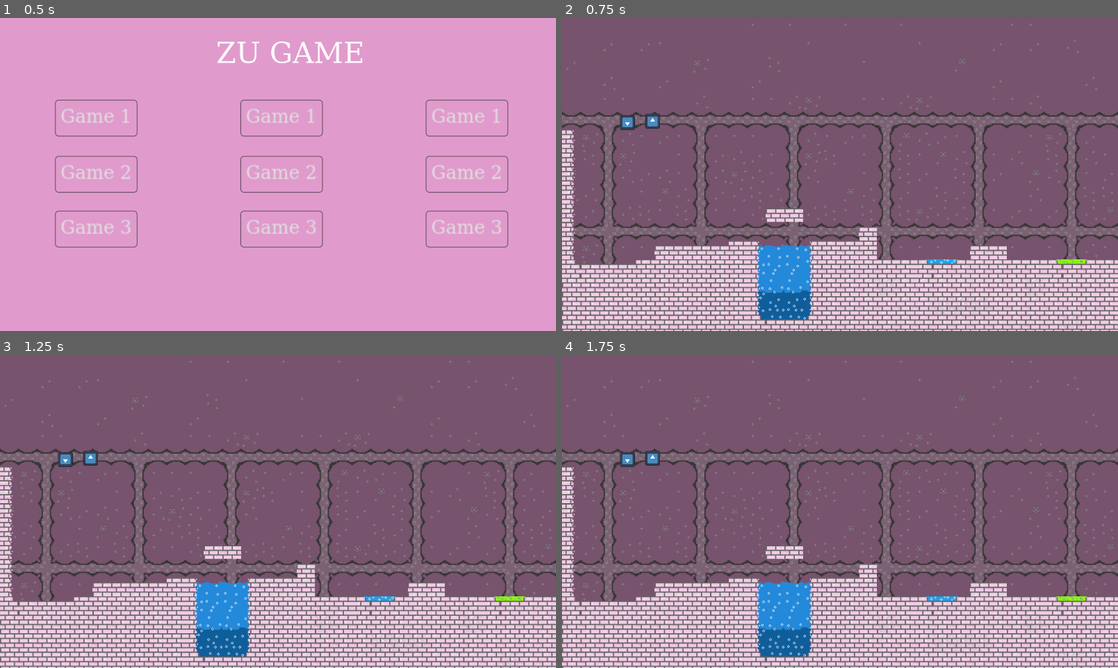
Above: before the commit, frames 1-4 (two rows, left to right).
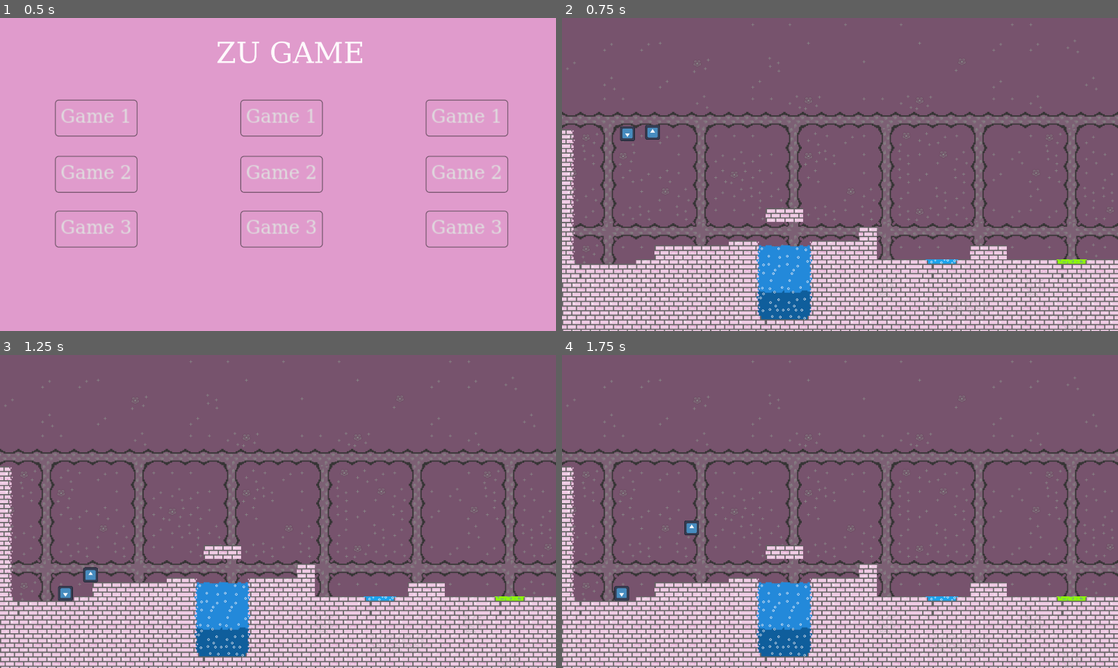
Above: after the commit, the same moments.

Repository: Burns3y/ZuGame
Game: Godot game, scene res://Scenes/Levels/menu.tscn
The game is run twice, just before and just after one commit, with the same random seed, the same clock (stepped at 60 frames per second) and the same inputs. The engine's default icon, where the game draws it, is replaced by a stand-in: a white triangle on a blue panel in a dark square.
Inputs:
- Up to frame 1 (0.5 s): no input
- Up to frame 2 (0.75 s): click "Game 1" at 0.5 s
- Up to frame 3 (1.25 s): no input
- Up to frame 4 (1.75 s): hold Right (Player1Right) from 1.28 s (still down); tap A (Player2Left) at 1.35 s; tap Up (Player1Jump) at 1.52 s

Frame 1 is identical in both runs. In frame 2, 0.4% of the frame differs, in the area x 10-18%, y 30-40%; in frame 3, 0.5%, in the area x 10-18%, y 30-79%; in frame 4, 0.5%.
Error before the commit: Invalid access to property or key 'player_is_in_water' on a base object of type 'Node2D (game_1_level_1.gd)'. (res://Scenes/Characters/general_movement.gd:29)

Commit message:
Water done!!!!!!!!!!!!!!!!!!!!

Diff:
--- a/Scenes/Characters/general_movement.gd
+++ b/Scenes/Characters/general_movement.gd
@@ -3,6 +3,7 @@
 
 const SPEED = 300.0
 const JUMP_VELOCITY = -1000.0
+var new_jump_velocity = JUMP_VELOCITY
 
 var JUMP
 var LEFT
@@ -26,14 +27,11 @@
 
 func _physics_process(delta):
 	#If the player is in water
-	if $"..".player_is_in_water == true:
-		swimming_physics()
 
-	#If the player is not in water, normal jump + gravity
-	else:
-		if Input.is_action_just_pressed(JUMP) and is_on_floor():
-			velocity.y = JUMP_VELOCITY
-		gravity = ProjectSettings.get_setting("physics/2d/default_gravity")
+	if Input.is_action_just_pressed(JUMP) and is_on_floor():
+		velocity.y = new_jump_velocity
+	elif Input.is_action_pressed(JUMP) and JUMP_VELOCITY / 5 == new_jump_velocity:
+		velocity.y = new_jump_velocity
 
 	# Add the gravity.
 	if not is_on_floor():
@@ -51,7 +49,11 @@
 
 	move_and_slide()
 
-func swimming_physics():
-	gravity = ProjectSettings.get_setting("physics/2d/default_gravity") / 5
-	if Input.is_action_pressed(JUMP):
-			velocity.y = JUMP_VELOCITY / 5
+func swimming_physics(body, is_in_water):
+
+	if is_in_water and str(self.name) == str(body):
+		gravity = ProjectSettings.get_setting("physics/2d/default_gravity") / 5
+		new_jump_velocity = JUMP_VELOCITY / 5
+	elif not is_in_water and str(self.name) == str(body):
+		gravity = ProjectSettings.get_setting("physics/2d/default_gravity")
+		new_jump_velocity = JUMP_VELOCITY
--- a/Scenes/Levels/game_1_level_1.gd
+++ b/Scenes/Levels/game_1_level_1.gd
@@ -14,14 +14,14 @@
 
 func _on_water_body_entered(body):
 	if body.name == "Oscar":
-		oscar_is_in_water = true
+		$Oscar.swimming_physics(body.name, true)
 	elif body.name == "Zu":
-		zu_is_in_water = true
+		$Zu.swimming_physics(body.name, true)
 
 
 
 func _on_water_body_exited(body):
 	if body.name == "Oscar":
-		oscar_is_in_water = false
+		$Oscar.swimming_physics(body.name, false)
 	elif body.name == "Zu":
-		zu_is_in_water = false
+		$Zu.swimming_physics(body.name, false)
--- a/Scenes/Levels/game_1_level_1.tscn
+++ b/Scenes/Levels/game_1_level_1.tscn
@@ -477,7 +477,10 @@
 pattern_3 = SubResource("TileMapPattern_ywqsh")
 
 [sub_resource type="RectangleShape2D" id="RectangleShape2D_gw7n7"]
-size = Vector2(83, 121.5)
+size = Vector2(83, 126.25)
+
+[sub_resource type="RectangleShape2D" id="RectangleShape2D_f1ru1"]
+size = Vector2(45.5, 8.5)
 
 [node name="Level 1" type="Node2D"]
 script = ExtResource("1_p021r")
@@ -495,12 +498,12 @@
 [node name="Water" type="Area2D" parent="TileMap"]
 
 [node name="CollisionShape2D" type="CollisionShape2D" parent="TileMap/Water"]
-position = Vector2(385, 457.25)
+position = Vector2(385, 452.125)
 shape = SubResource("RectangleShape2D_gw7n7")
 
 [node name="CollisionShape2D2" type="CollisionShape2D" parent="TileMap/Water"]
-position = Vector2(656, 480)
-shape = SubResource("RectangleShape2D_gw7n7")
+position = Vector2(655.75, 420.25)
+shape = SubResource("RectangleShape2D_f1ru1")
 
 [node name="Oscar" parent="." instance=ExtResource("1_u4tfm")]
 position = Vector2(226, 361)
Not shown: 1 places in Scenes/Levels/game_1_level_1.tscn that only renumber resources
